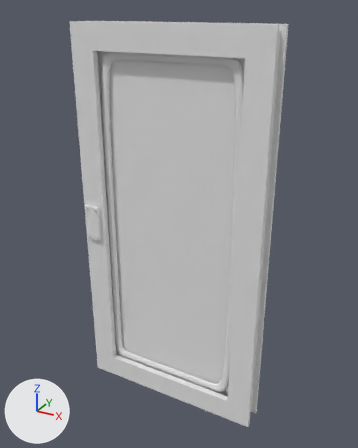
A saved change to the Blender file glass door.blend.
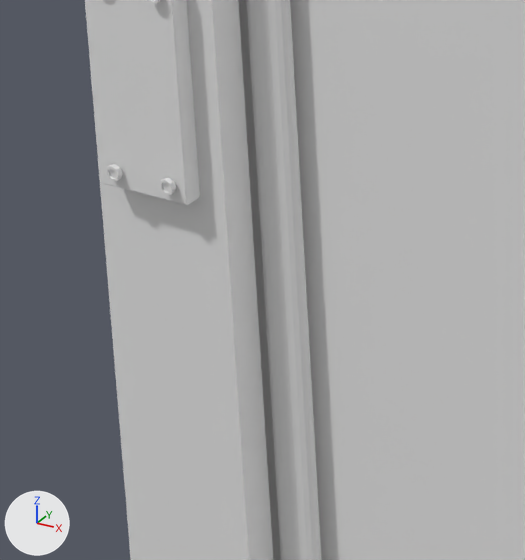
Each version appears first whole from a camera (50 mm lens) standing at (4.56, -7.98, 4.26) and looking at (0.16, 0.03, 0.25), and next in a close-up on the part from 20% to 42% of the width and 47% to 65% of the height. Arrows for +X, +Y and +Z are at lower left; the lights stay in place.

Objects in the first close-up: 'Cube', 'door', 'glass', 'rubber', 'screw'.
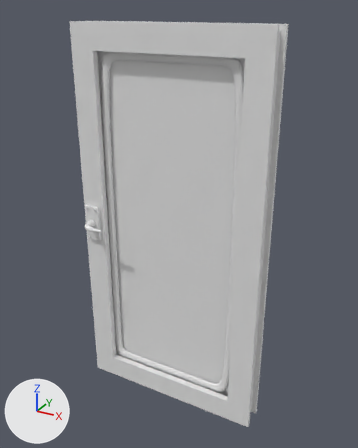
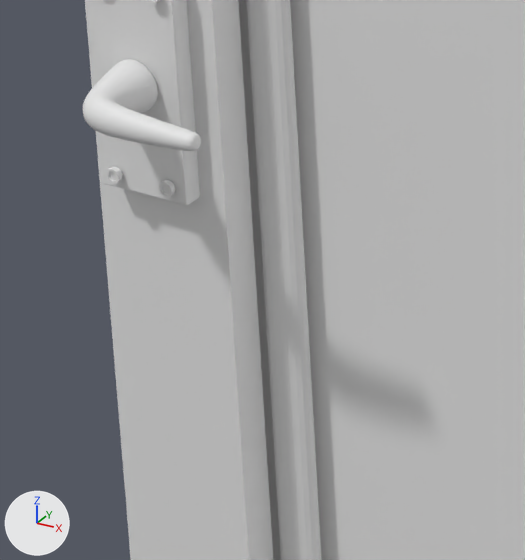
Boxes [x1, y1, x2, y2] around the edits, measured in the close-ups (525 x 560 px; the box of a moved part takes in the faces that stretch with it):
'Cylinder', added: after [83, 59, 201, 151]
'screw', reshaped, moved: before [105, 0, 176, 196]; after [105, 0, 175, 198]
part 1 of me_cylinder, moved or reshaped: before [147, 0, 161, 5]; after [106, 0, 175, 198]
part 2 of me_cylinder, deleted: before [105, 164, 122, 182]
part 3 of me_cylinder, deleted: before [159, 178, 176, 196]

Edits to the bpy script that builds the scene:
```text
Change me_cylinder:
    where me_cylinder.from_pydata(...)  # 192 vertices, 168 faces; spans x -1.891..-1.627, y -0.345..0.354, z 0.304..0.362
    used by ob_screw; location = (0.0, 0.0, 0.0); rotation_euler = (1.571, 0.0, 0.0), in degrees (90, 0, 0)
    me_cylinder part 1: the loose piece of 48 vertices spanning x -1.682..-1.627, y 0.299..0.354, z 0.304..0.362 is moved by (1.551, 0.0, -0.748)
    me_cylinder part 2: the loose piece of 48 vertices spanning x -1.891..-1.837, y -0.345..-0.29, z 0.304..0.362 is deleted
    me_cylinder part 3: the loose piece of 48 vertices spanning x -1.682..-1.627, y -0.345..-0.29, z 0.304..0.362 is deleted
Add me_cylinder_001:
    me_cylinder_001.from_pydata(...)  # 72 vertices, 62 faces; spans x -0.095..0.433, y -0.095..0.095, z -0.413..-0.104
    me_cylinder_001.polygons.foreach_set('use_smooth', [True] * 62)
Change ob_screw:
    ob_screw.location: (0.0, 0.0, 0.0) -> (-1.761, -0.748, 0.0)
Add ob_cylinder:
    ob_cylinder = bpy.data.objects.new('Cylinder', me_cylinder_001)
    ob_cylinder.location = (-1.761, -0.748, 0.0)
    ob_cylinder.rotation_euler = (1.571, 0.0, 0.0)  # degrees (90, 0, 0)
    _m = ob_cylinder.modifiers.new('Subdivision', 'SUBSURF')
    _m.levels = 3
```
